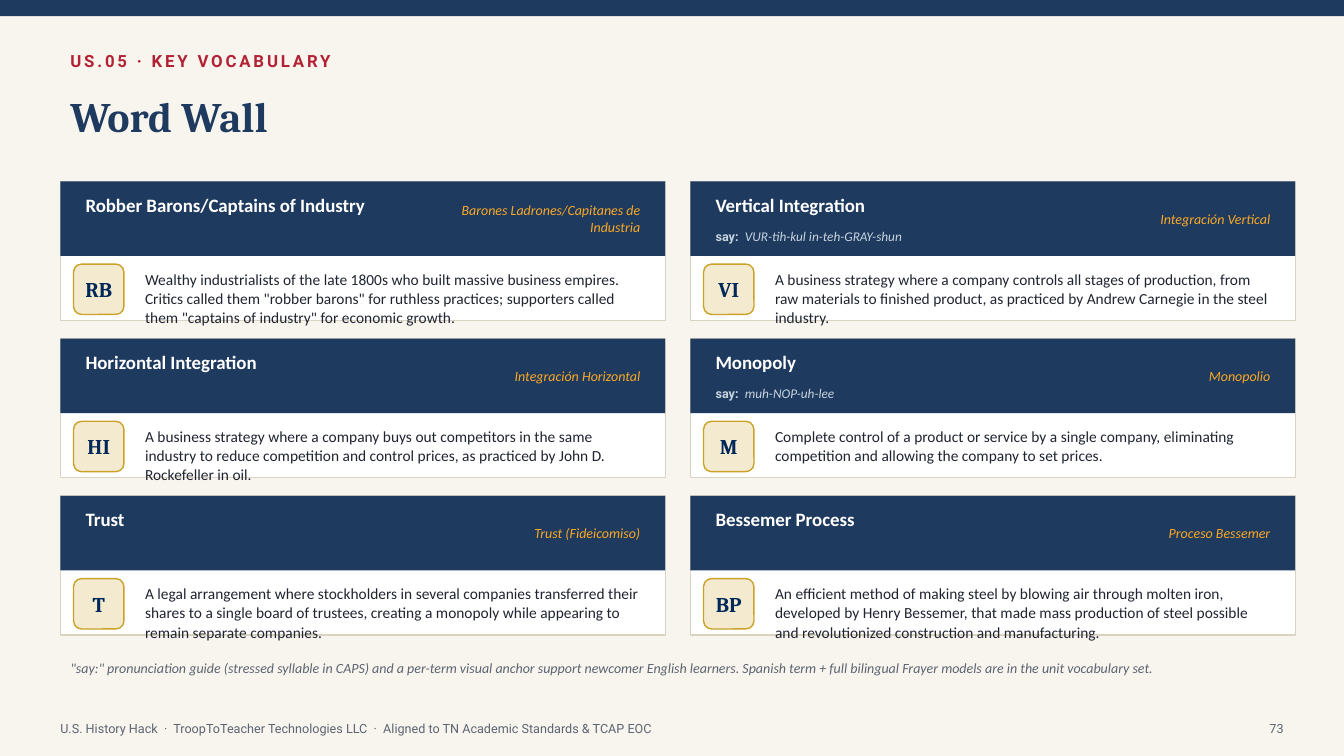
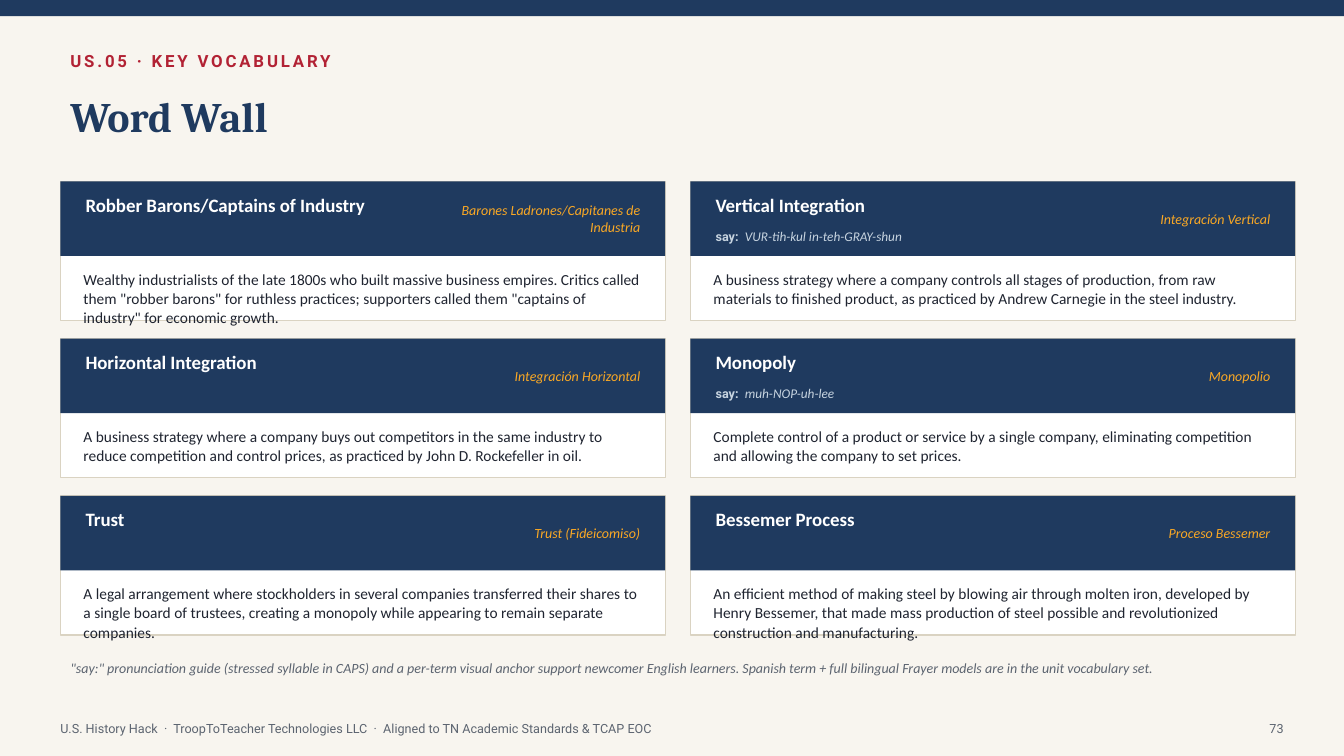
Before and after one commit to Trooptoteacher/trooptoteacher-history, a slide deck: slide 73 of HistoryHack_Platinum/deliverables_unit1/Unit1_Teacher_Deck_America250.pptx. Drawn at 1344x756 pixels with LibreOffice and Linux fonts; fonts in the diff are those of the drawing. Boxes give left, top, right and bottom in pixels: in the first picture for what was removed or moved away, otherwise in the second. Text is boxed around its words. In the diff, an @@ line names an element or a change of style, - is before the commit and + after.

```diff
--- a/HistoryHack_Platinum/deliverables_unit1/Unit1_Teacher_Deck_America250.pptx
+++ b/HistoryHack_Platinum/deliverables_unit1/Unit1_Teacher_Deck_America250.pptx
@@ text "Wealthy industrialists of the late ..." rewrapped from <box>145,274,619,326</box> to <box>83,274,640,326</box> @@
@@ rounded rectangle removed at <box>74,264,124,315</box> @@
@@ text "A business strategy where a ..." rewrapped from <box>775,274,1268,307</box> to <box>713,274,1236,307</box> @@
@@ rounded rectangle removed at <box>704,264,754,315</box> @@
@@ text removed at <box>85,283,112,297</box> @@
-RB
@@ text removed at <box>718,283,739,297</box> @@
-VI
@@ text "A business strategy where a ..." rewrapped from <box>145,431,605,480</box> to <box>83,431,602,464</box> @@
@@ rounded rectangle removed at <box>74,421,124,472</box> @@
@@ text removed at <box>87,440,110,454</box> @@
-HI
@@ text "Complete control of a product ..." rewrapped from <box>775,431,1234,464</box> to <box>713,431,1252,464</box> @@
@@ rounded rectangle removed at <box>704,421,754,472</box> @@
@@ text removed at <box>720,440,738,454</box> @@
-M
@@ text "A legal arrangement where stockholders ..." rewrapped from <box>145,588,638,641</box> to <box>83,588,637,621</box> @@
@@ rounded rectangle removed at <box>74,579,124,629</box> @@
@@ text removed at <box>93,598,105,612</box> @@
-T
@@ text "An efficient method of making ..." rewrapped from <box>775,588,1248,641</box> to <box>713,588,1250,641</box> @@
@@ rounded rectangle removed at <box>704,579,754,629</box> @@
@@ text removed at <box>716,598,742,612</box> @@
-BP
```
Also in this commit, not shown: 6 other slides changed, 1 other file.
